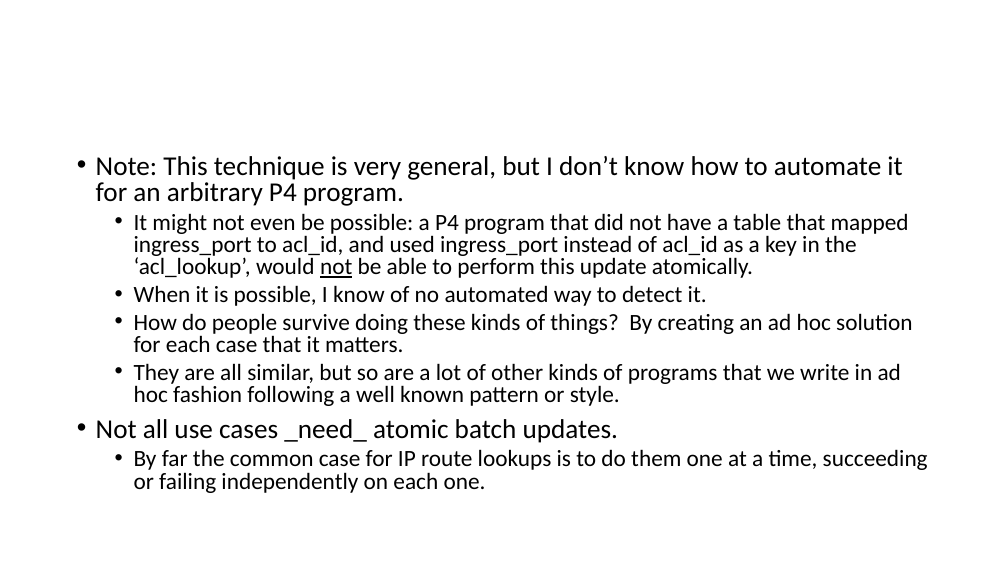
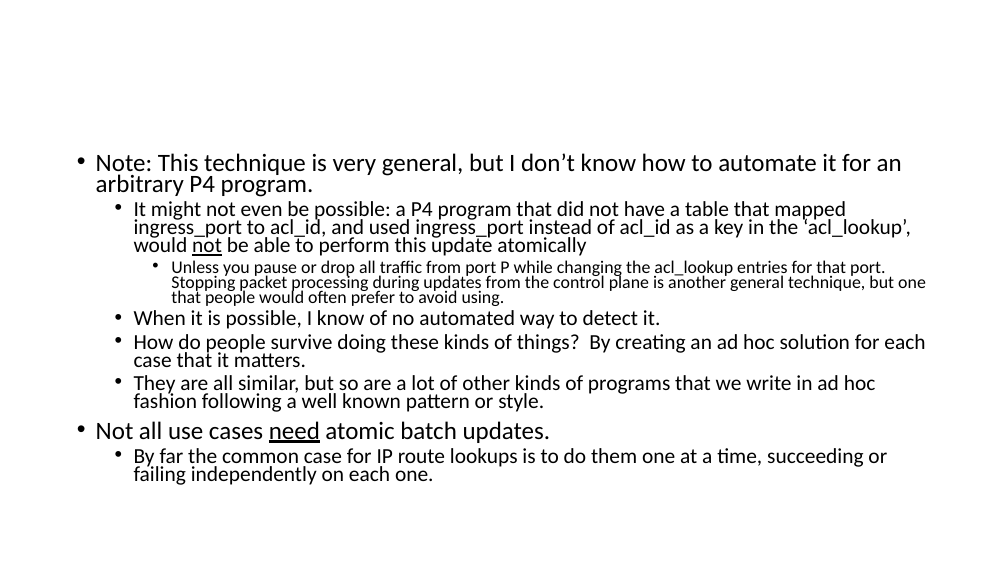
Before and after one commit to jafingerhut/p4-guide, a slide deck: slide 14 of docs/p4runtime api batch operations.pptx. Drawn at 1008x567 pixels with LibreOffice and Linux fonts; fonts in the diff are those of the drawing. Boxes give left, top, right and bottom in pixels: in the first picture for what was removed or moved away, otherwise in the second. Text is boxed around its words. In the diff, an @@ line names an element or a change of style, - is before the commit and + after.

```diff
--- a/docs/p4runtime api batch operations.pptx
+++ b/docs/p4runtime api batch operations.pptx
@@ text at (x1=96, y1=153, x2=925, y2=485): size 25.9 to 23.8 pt in "Note: This technique is very general, but ..."; size 22.2 to 20.4 pt in "When it is possible, I know of ...", "How do people survive doing these kinds ...", "They are all similar, but so are ...", "By far the common case for IP ..."; line spacing 0.8 to 0.7 @@
@@ text at (x1=134, y1=201, x2=926, y2=306): text changed; size 22.2 to 17 pt @@
-  • It might not even be possible: a P4 program that did not have a table that mapped ingress_port to acl_id, and used ingress_port instead of acl_id as a key in the ‘acl_lookup’, would not be able to perform this update atomically.
+  • It might not even be possible: a P4 program that did not have a table that mapped ingress_port to acl_id, and used ingress_port instead of acl_id as a key in the ‘acl_lookup’, would not be able to perform this update atomically
+    • Unless you pause or drop all traffic from port P while changing the acl_lookup entries for that port. Stopping packet processing during updates from the control plane is another general technique, but one that people would often prefer to avoid using.
@@ text at (x1=96, y1=421, x2=551, y2=443): text changed; size 25.9 to 23.8 pt @@
-• Not all use cases _need_ atomic batch updates.
+• Not all use cases need atomic batch updates.
```
Also in this commit, not shown: 6 other slides changed.
